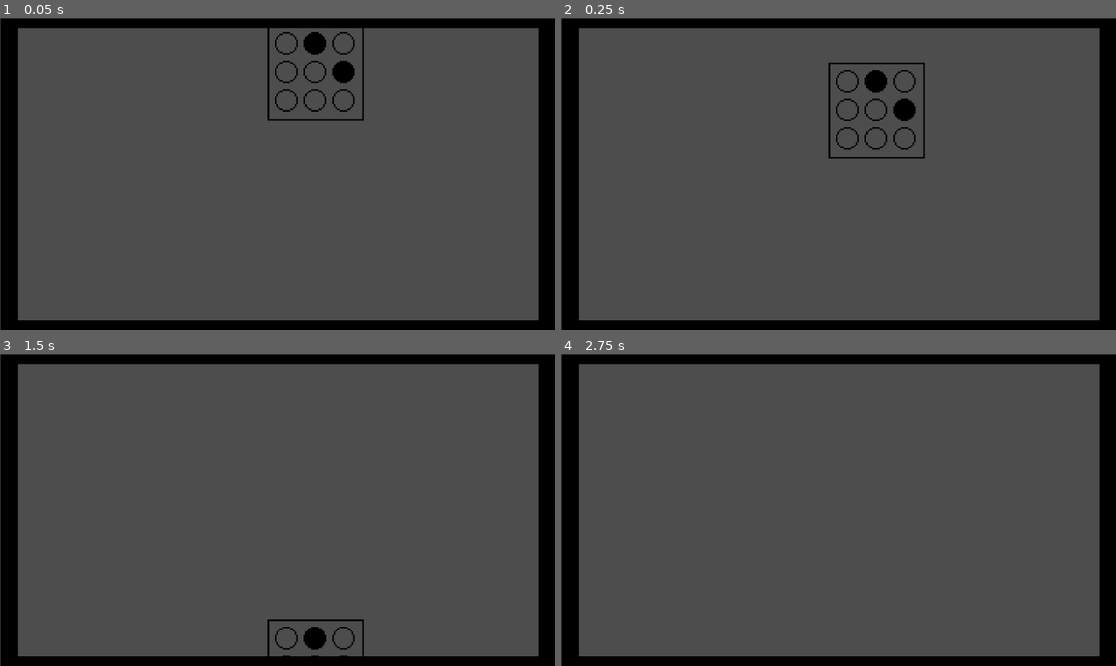
Above: before the commit, frames 1-4 (two rows, left to right).
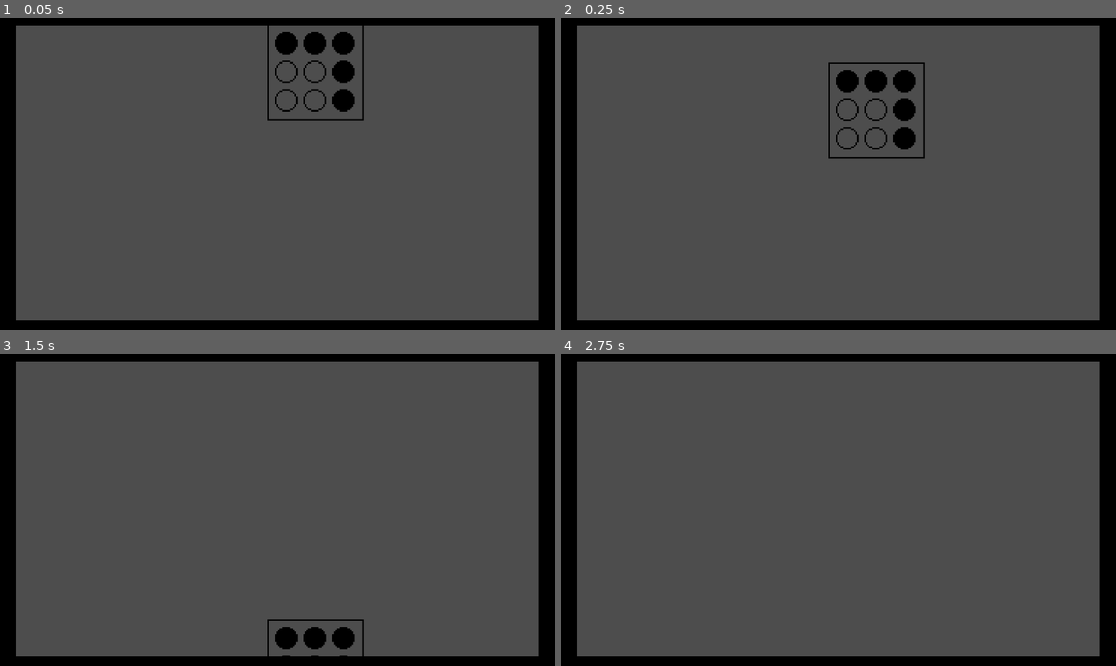
Above: after the commit, the same moments.

Repository: Ninjadude01/Flagship-Tiledrop
Game: Godot game, scene res://scenes/Main.tscn
Same seed, same stepped clock (60 frames per second), same inputs: the game is played once before the commit and once after it.
Inputs:
- Up to frame 1 (0.05 s): no input
- Up to frame 2 (0.25 s): no input
- Up to frame 3 (1.5 s): no input
- Up to frame 4 (2.75 s): tap Enter at 2 s

The runs differ from the first frame. In frame 1, 2.2% of the frame differs, in the area x 0-100%, y 0-100%; in frame 2, 2.3%; in frame 3, 2.0%; in frame 4, 1.5%.

Commit message:
lkjdfg

Diff:
--- a/tile-drop/scenes/Main.tscn
+++ b/tile-drop/scenes/Main.tscn
@@ -12,8 +12,8 @@
 
 [node name="TextureRect" type="Sprite2D" parent="." unique_id=294138329]
 texture_filter = 1
-position = Vector2(577.5, 324.5)
-scale = Vector2(1.6377841, 0.91903406)
+position = Vector2(575.5, 322)
+scale = Vector2(1.6434661, 0.92613643)
 texture = ExtResource("1_elqb8")
 
 [node name="Bottom" type="Area2D" parent="." unique_id=86620945]
--- a/tile-drop/scenes/tile1.tscn
+++ b/tile-drop/scenes/tile1.tscn
@@ -10,6 +10,7 @@
 script = ExtResource("1_qtn7a")
 
 [node name="Sprite2D" type="Sprite2D" parent="." unique_id=1834025566]
+texture_filter = 1
 position = Vector2(100.25, 100.25)
 scale = Vector2(0.14169033, 0.14169033)
 texture = ExtResource("2_yw0ml")
--- /dev/null
+++ b/tile-drop/scenes/tile10.tscn
@@ -0,0 +1,22 @@
+[gd_scene format=3 uid="uid://w2frerolpwmj"]
+
+[ext_resource type="Script" uid="uid://dwtv60sd4djox" path="res://scripts/tile_10.gd" id="1_28s8n"]
+[ext_resource type="Texture2D" uid="uid://c2hjf3hyxboit" path="res://assets/pattern 10.png" id="1_nhsnh"]
+
+[sub_resource type="RectangleShape2D" id="RectangleShape2D_28s8n"]
+size = Vector2(200, 200)
+
+[node name="RigidBody2D" type="RigidBody2D" unique_id=113837920]
+script = ExtResource("1_28s8n")
+
+[node name="Sprite2D" type="Sprite2D" parent="." unique_id=1105672413]
+texture_filter = 1
+position = Vector2(100.50001, 100.50001)
+scale = Vector2(0.14275569, 0.14275569)
+texture = ExtResource("1_nhsnh")
+
+[node name="CollisionShape2D" type="CollisionShape2D" parent="." unique_id=648256713]
+position = Vector2(101, 100)
+shape = SubResource("RectangleShape2D_28s8n")
+
+[connection signal="body_entered" from="." to="." method="_on_body_entered"]
--- a/tile-drop/scenes/tile2.tscn
+++ b/tile-drop/scenes/tile2.tscn
@@ -10,6 +10,7 @@
 script = ExtResource("1_3jgqi")
 
 [node name="Sprite2D" type="Sprite2D" parent="." unique_id=785970089]
+texture_filter = 1
 position = Vector2(101, 101)
 scale = Vector2(0.14204545, 0.14204545)
 texture = ExtResource("1_1xia1")
--- a/tile-drop/scenes/tile3.tscn
+++ b/tile-drop/scenes/tile3.tscn
@@ -10,6 +10,7 @@
 script = ExtResource("1_jnlkh")
 
 [node name="Sprite2D" type="Sprite2D" parent="." unique_id=998846634]
+texture_filter = 1
 position = Vector2(100.3125, 99.00001)
 scale = Vector2(0.14248936, 0.14151278)
 texture = ExtResource("1_lfsx1")
--- /dev/null
+++ b/tile-drop/scenes/tile4.tscn
@@ -0,0 +1,22 @@
+[gd_scene format=3 uid="uid://db5f2yb1p8xag"]
+
+[ext_resource type="Texture2D" uid="uid://ck3y8hv8aaun5" path="res://assets/pattern 4.png" id="1_2rsyi"]
+[ext_resource type="Script" uid="uid://bd6s7844m6siw" path="res://scripts/tile_4.gd" id="1_mel23"]
+
+[sub_resource type="RectangleShape2D" id="RectangleShape2D_mel23"]
+size = Vector2(200, 200)
+
+[node name="RigidBody2D" type="RigidBody2D" unique_id=113837920]
+script = ExtResource("1_mel23")
+
+[node name="Sprite2D" type="Sprite2D" parent="." unique_id=1105672413]
+texture_filter = 1
+position = Vector2(100.12501, 99.125)
+scale = Vector2(0.14222303, 0.14222303)
+texture = ExtResource("1_2rsyi")
+
+[node name="CollisionShape2D" type="CollisionShape2D" parent="." unique_id=648256713]
+position = Vector2(100, 99)
+shape = SubResource("RectangleShape2D_mel23")
+
+[connection signal="body_entered" from="." to="." method="_on_body_entered"]
--- /dev/null
+++ b/tile-drop/scenes/tile5.tscn
@@ -0,0 +1,22 @@
+[gd_scene format=3 uid="uid://b2h2x1fyiirgn"]
+
+[ext_resource type="Texture2D" uid="uid://dv6cf5qevw1cr" path="res://assets/pattern 5.png" id="1_a42g7"]
+[ext_resource type="Script" uid="uid://b6ku64nhgh8ss" path="res://scripts/tile_5.gd" id="1_ayavd"]
+
+[sub_resource type="RectangleShape2D" id="RectangleShape2D_7e5an"]
+size = Vector2(200, 200)
+
+[node name="RigidBody2D" type="RigidBody2D" unique_id=113837920]
+script = ExtResource("1_ayavd")
+
+[node name="Sprite2D" type="Sprite2D" parent="." unique_id=1105672413]
+texture_filter = 1
+position = Vector2(100.87501, 100.87501)
+scale = Vector2(0.14222302, 0.14222302)
+texture = ExtResource("1_a42g7")
+
+[node name="CollisionShape2D" type="CollisionShape2D" parent="." unique_id=648256713]
+position = Vector2(100, 100)
+shape = SubResource("RectangleShape2D_7e5an")
+
+[connection signal="body_entered" from="." to="." method="_on_body_entered"]
--- /dev/null
+++ b/tile-drop/scenes/tile6.tscn
@@ -0,0 +1,22 @@
+[gd_scene format=3 uid="uid://bleshv2p2ll1v"]
+
+[ext_resource type="Script" uid="uid://ckhvg21j2l6cs" path="res://scripts/tile_6.gd" id="1_gqy6b"]
+[ext_resource type="Texture2D" uid="uid://c5ii6dpa13jq8" path="res://assets/pattern 6.png" id="1_uijeb"]
+
+[sub_resource type="RectangleShape2D" id="RectangleShape2D_gqy6b"]
+size = Vector2(200, 200)
+
+[node name="RigidBody2D" type="RigidBody2D" unique_id=113837920]
+script = ExtResource("1_gqy6b")
+
+[node name="Sprite2D" type="Sprite2D" parent="." unique_id=1105672413]
+texture_filter = 1
+position = Vector2(100.49996, 100.49997)
+scale = Vector2(0.14275573, 0.14275573)
+texture = ExtResource("1_uijeb")
+
+[node name="CollisionShape2D" type="CollisionShape2D" parent="." unique_id=648256713]
+position = Vector2(101, 100)
+shape = SubResource("RectangleShape2D_gqy6b")
+
+[connection signal="body_entered" from="." to="." method="_on_body_entered"]
--- /dev/null
+++ b/tile-drop/scenes/tile7.tscn
@@ -0,0 +1,22 @@
+[gd_scene format=3 uid="uid://71eajt5be1oo"]
+
+[ext_resource type="Texture2D" uid="uid://dxn6i2o4dsr4x" path="res://assets/pattern 7.png" id="1_bmuar"]
+[ext_resource type="Script" uid="uid://bmrrbmqm5gvt3" path="res://scripts/tile_7.gd" id="1_phb1c"]
+
+[sub_resource type="RectangleShape2D" id="RectangleShape2D_phb1c"]
+size = Vector2(200, 200)
+
+[node name="RigidBody2D" type="RigidBody2D" unique_id=113837920]
+script = ExtResource("1_phb1c")
+
+[node name="Sprite2D" type="Sprite2D" parent="." unique_id=1105672413]
+texture_filter = 1
+position = Vector2(100.00001, 100.00001)
+scale = Vector2(0.14204545, 0.14204545)
+texture = ExtResource("1_bmuar")
+
+[node name="CollisionShape2D" type="CollisionShape2D" parent="." unique_id=648256713]
+position = Vector2(101, 100)
+shape = SubResource("RectangleShape2D_phb1c")
+
+[connection signal="body_entered" from="." to="." method="_on_body_entered"]
--- /dev/null
+++ b/tile-drop/scenes/tile8.tscn
@@ -0,0 +1,22 @@
+[gd_scene format=3 uid="uid://c2jtqte846k4d"]
+
+[ext_resource type="Texture2D" uid="uid://ciii1itcmp4mj" path="res://assets/pattern 8.png" id="1_cjlv8"]
+[ext_resource type="Script" uid="uid://dfh588n7f2lv0" path="res://scripts/tile_8.gd" id="1_fchr7"]
+
+[sub_resource type="RectangleShape2D" id="RectangleShape2D_fchr7"]
+size = Vector2(200, 200)
+
+[node name="RigidBody2D" type="RigidBody2D" unique_id=113837920]
+script = ExtResource("1_fchr7")
+
+[node name="Sprite2D" type="Sprite2D" parent="." unique_id=1105672413]
+texture_filter = 1
+position = Vector2(100.499985, 100.499954)
+scale = Vector2(0.14133525, 0.14133525)
+texture = ExtResource("1_cjlv8")
+
+[node name="CollisionShape2D" type="CollisionShape2D" parent="." unique_id=648256713]
+position = Vector2(100, 100)
+shape = SubResource("RectangleShape2D_fchr7")
+
+[connection signal="body_entered" from="." to="." method="_on_body_entered"]
--- /dev/null
+++ b/tile-drop/scenes/tile9.tscn
@@ -0,0 +1,22 @@
+[gd_scene format=3 uid="uid://c3y46vna5fcu8"]
+
+[ext_resource type="Script" uid="uid://djp1bhe6bah0d" path="res://scripts/tile_9.gd" id="1_jefun"]
+[ext_resource type="Texture2D" uid="uid://df5hrpyleoulb" path="res://assets/pattern 9.png" id="1_pnpcq"]
+
+[sub_resource type="RectangleShape2D" id="RectangleShape2D_jefun"]
+size = Vector2(200, 200)
+
+[node name="RigidBody2D" type="RigidBody2D" unique_id=113837920]
+script = ExtResource("1_jefun")
+
+[node name="Sprite2D" type="Sprite2D" parent="." unique_id=1105672413]
+texture_filter = 1
+position = Vector2(101, 101)
+scale = Vector2(0.14204547, 0.14204547)
+texture = ExtResource("1_pnpcq")
+
+[node name="CollisionShape2D" type="CollisionShape2D" parent="." unique_id=648256713]
+position = Vector2(101, 100)
+shape = SubResource("RectangleShape2D_jefun")
+
+[connection signal="body_entered" from="." to="." method="_on_body_entered"]
--- a/tile-drop/scripts/main.gd
+++ b/tile-drop/scripts/main.gd
@@ -3,6 +3,14 @@
 var tile1 = preload("res://scenes//tile1.tscn")
 var tile2 = preload("res://scenes//tile2.tscn")
 var tile3 = preload("res://scenes//tile3.tscn")
+var tile4 = preload("res://scenes//tile4.tscn")
+var tile5 = preload("res://scenes//tile5.tscn")
+var tile6 = preload("res://scenes//tile6.tscn")
+var tile7 = preload("res://scenes//tile7.tscn")
+var tile8 = preload("res://scenes//tile8.tscn")
+var tile9 = preload("res://scenes//tile9.tscn")
+var tile10 = preload("res://scenes//tile10.tscn")
+
 var number = 0
 var number2 = 0
 
@@ -11,7 +19,7 @@
 
 func rng() -> void:
 
-	number = randi_range(1, 3)
+	number = randi_range(1, 10)
 	number2 = randi_range(1, 1000)
 
 	if (number == 1):
@@ -21,10 +29,45 @@
 
 	if (number == 2):
 		var tile_2 = tile2.instantiate()
+		tile_2.global_position = global_position + Vector2 (number2, 0)
 		add_child(tile_2)
-		tile_2.global_position = global_position + Vector2 (number2, 0)
 
 	if (number == 3):
 		var tile_3 = tile3.instantiate()
+		tile_3.global_position = global_position + Vector2 (number2, 0)
 		add_child(tile_3)
-		tile_3.global_position = global_position + Vector2 (number2, 0)
+
+	if (number == 4):
+		var tile_4 = tile4.instantiate()
+		tile_4.global_position = global_position + Vector2 (number2, 0)
+		add_child(tile_4)
+
+	if (number == 5):
+		var tile_5 = tile5.instantiate()
+		tile_5.global_position = global_position + Vector2 (number2, 0)
+		add_child(tile_5)
+
+	if (number == 6):
+		var tile_6 = tile6.instantiate()
+		tile_6.global_position = global_position + Vector2 (number2, 0)
+		add_child(tile_6)
+
+	if (number == 7):
+		var tile_7 = tile7.instantiate()
+		tile_7.global_position = global_position + Vector2 (number2, 0)
+		add_child(tile_7)
+
+	if (number == 8):
+		var tile_8 = tile8.instantiate()
+		tile_8.global_position = global_position + Vector2 (number2, 0)
+		add_child(tile_8)
+
+	if (number == 9):
+		var tile_9 = tile9.instantiate()
+		tile_9.global_position = global_position + Vector2 (number2, 0)
+		add_child(tile_9)
+
+	if (number == 10):
+		var tile_10 = tile10.instantiate()
+		tile_10.global_position = global_position + Vector2 (number2, 0)
+		add_child(tile_10)
--- /dev/null
+++ b/tile-drop/scripts/tile_10.gd
@@ -0,0 +1,8 @@
+extends RigidBody2D
+@onready var body: RigidBody2D = $"."
+
+func _ready() -> void:
+	body.linear_velocity = Vector2(0, 400)
+
+func _on_body_entered(_body: Area2D):
+	queue_free()
--- /dev/null
+++ b/tile-drop/scripts/tile_4.gd
@@ -0,0 +1,8 @@
+extends RigidBody2D
+@onready var body: RigidBody2D = $"."
+
+func _ready() -> void:
+	body.linear_velocity = Vector2(0, 400)
+
+func _on_body_entered(_body: Area2D):
+	queue_free()
--- /dev/null
+++ b/tile-drop/scripts/tile_5.gd
@@ -0,0 +1,8 @@
+extends RigidBody2D
+@onready var body: RigidBody2D = $"."
+
+func _ready() -> void:
+	body.linear_velocity = Vector2(0, 400)
+
+func _on_body_entered(_body: Area2D):
+	queue_free()
--- /dev/null
+++ b/tile-drop/scripts/tile_6.gd
@@ -0,0 +1,8 @@
+extends RigidBody2D
+@onready var body: RigidBody2D = $"."
+
+func _ready() -> void:
+	body.linear_velocity = Vector2(0, 400)
+
+func _on_body_entered(_body: Area2D):
+	queue_free()
--- /dev/null
+++ b/tile-drop/scripts/tile_7.gd
@@ -0,0 +1,8 @@
+extends RigidBody2D
+@onready var body: RigidBody2D = $"."
+
+func _ready() -> void:
+	body.linear_velocity = Vector2(0, 400)
+
+func _on_body_entered(_body: Area2D):
+	queue_free()
--- /dev/null
+++ b/tile-drop/scripts/tile_8.gd
@@ -0,0 +1,8 @@
+extends RigidBody2D
+@onready var body: RigidBody2D = $"."
+
+func _ready() -> void:
+	body.linear_velocity = Vector2(0, 400)
+
+func _on_body_entered(_body: Area2D):
+	queue_free()
--- /dev/null
+++ b/tile-drop/scripts/tile_9.gd
@@ -0,0 +1,8 @@
+extends RigidBody2D
+@onready var body: RigidBody2D = $"."
+
+func _ready() -> void:
+	body.linear_velocity = Vector2(0, 400)
+
+func _on_body_entered(_body: Area2D):
+	queue_free()
Not shown, added: tile-drop/scripts/tile_10.gd.uid
Not shown, added: tile-drop/scripts/tile_4.gd.uid
Not shown, added: tile-drop/scripts/tile_5.gd.uid
Not shown, added: tile-drop/scripts/tile_6.gd.uid
Not shown, added: tile-drop/scripts/tile_7.gd.uid
Not shown, added: tile-drop/scripts/tile_8.gd.uid
Not shown, added: tile-drop/scripts/tile_9.gd.uid
